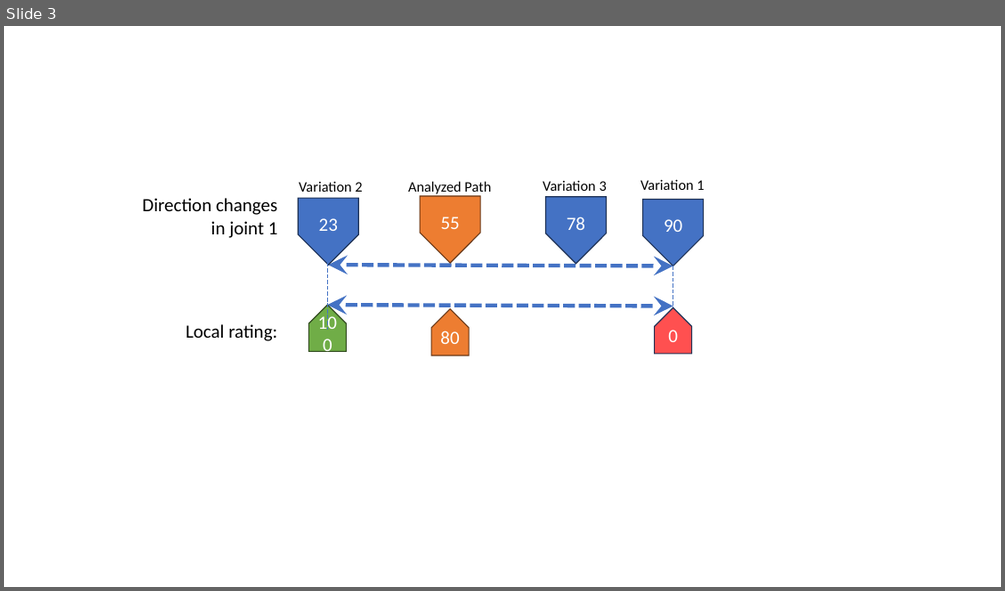
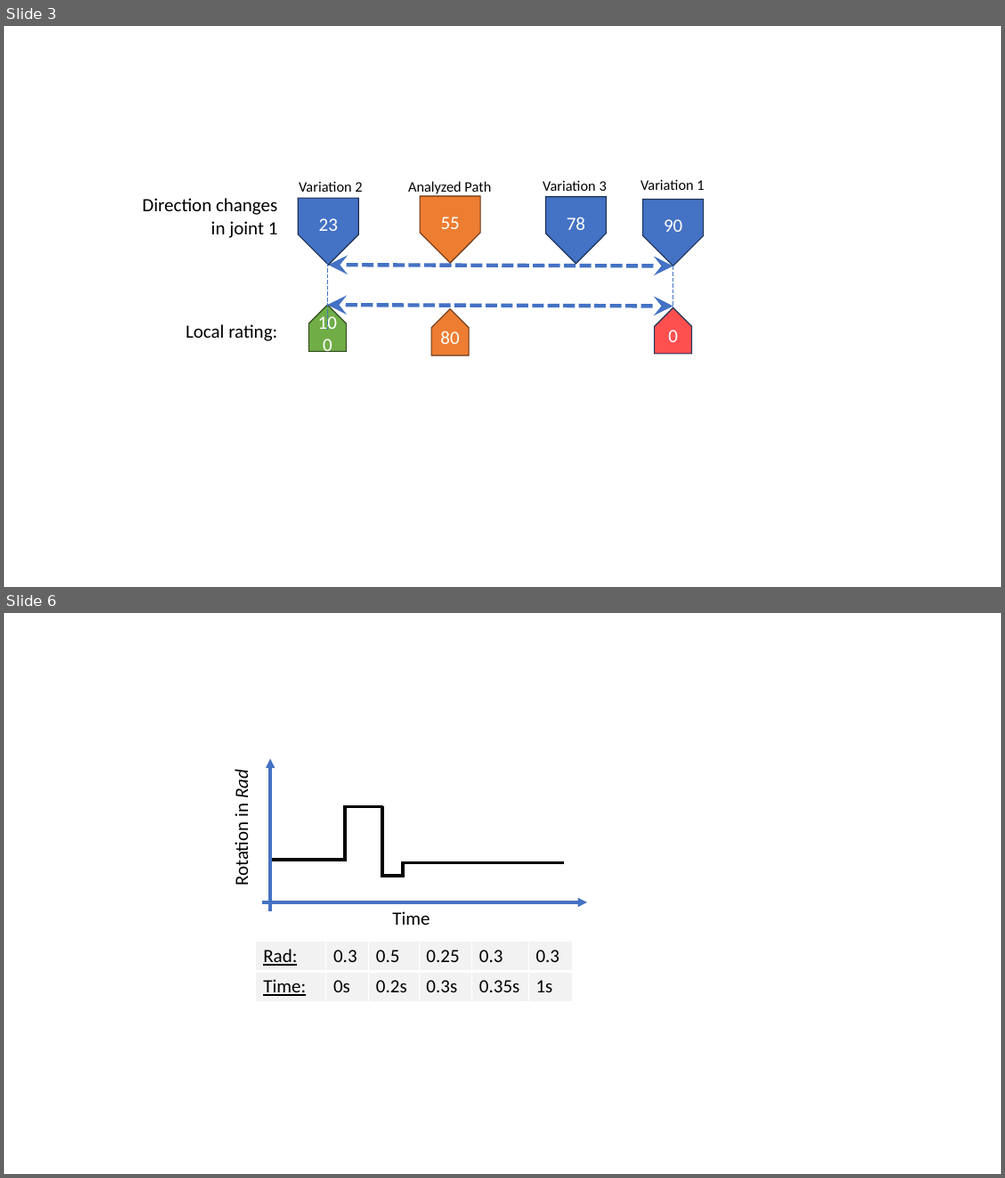
Before and after one commit to JanNalivaika/MASTERS-THESIS, a slide deck: Latex/figures/images.pptx. Shown one above the other, each under a label of ours: slide 3 before the commit, slides 3 and 6 after it; the slides between them are not shown. The pictures are 1005x591 and 1005x1178 pixels, drawn with LibreOffice and Linux fonts; fonts in the diff are those of the drawing. Boxes give left, top, right and bottom in pixels: in the first picture for what was removed or moved away, otherwise in the second. Text is boxed around its words. In the diff, an @@ line names an element or a change of style, - is before the commit and + after.

```diff
--- a/Latex/figures/images.pptx
+++ b/Latex/figures/images.pptx
@@ slide 6 added at bbox=[4, 613, 1001, 1174], background #FFFFFF @@
@@ text added at bbox=[230, 772, 253, 884], 18 pt, text #000000 @@
+Rotation in Rad
@@ arrow added from (270, 911) to (270, 759), #4472C4 3 pt @@
@@ line added from (343, 807) to (384, 807), #000000 3 pt @@
@@ line added from (345, 860) to (345, 807), #000000 3 pt @@
@@ line added from (382, 807) to (382, 877), #000000 3 pt @@
@@ line added from (272, 860) to (347, 860), #000000 3 pt @@
@@ line added from (380, 876) to (404, 876), #000000 3 pt @@
@@ line added from (401, 863) to (563, 863), #000000 3 pt @@
@@ line added from (403, 863) to (403, 877), #000000 3 pt @@
@@ arrow added from (262, 902) to (587, 902), #4472C4 3 pt @@
@@ text added at bbox=[392, 911, 429, 925], 18 pt, text #000000 @@
+Time
@@ table added at bbox=[256, 941, 573, 1002], 2 rows, 6 columns @@
+Rad: | 0.3 | 0.5 | 0.25 | 0.3 | 0.3
+Time: | 0s | 0.2s | 0.3s | 0.35s | 1s
```
Also in this commit, not shown: 2 slides changed, 4 other slides added, 17 other files.
